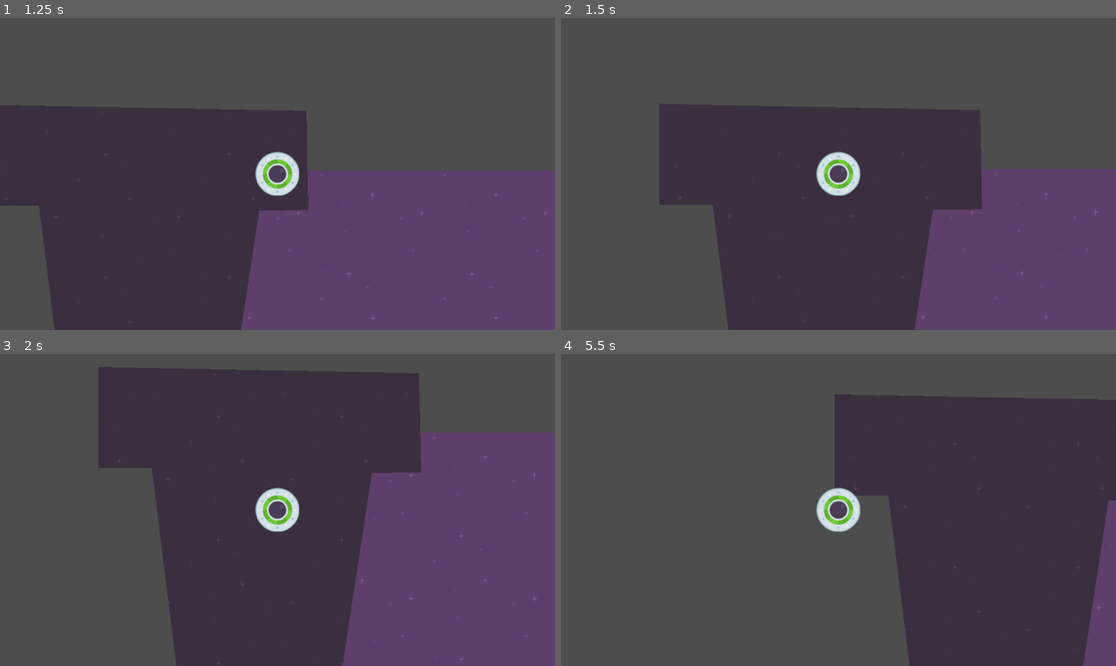
Above: before the commit, frames 1-4 (two rows, left to right).
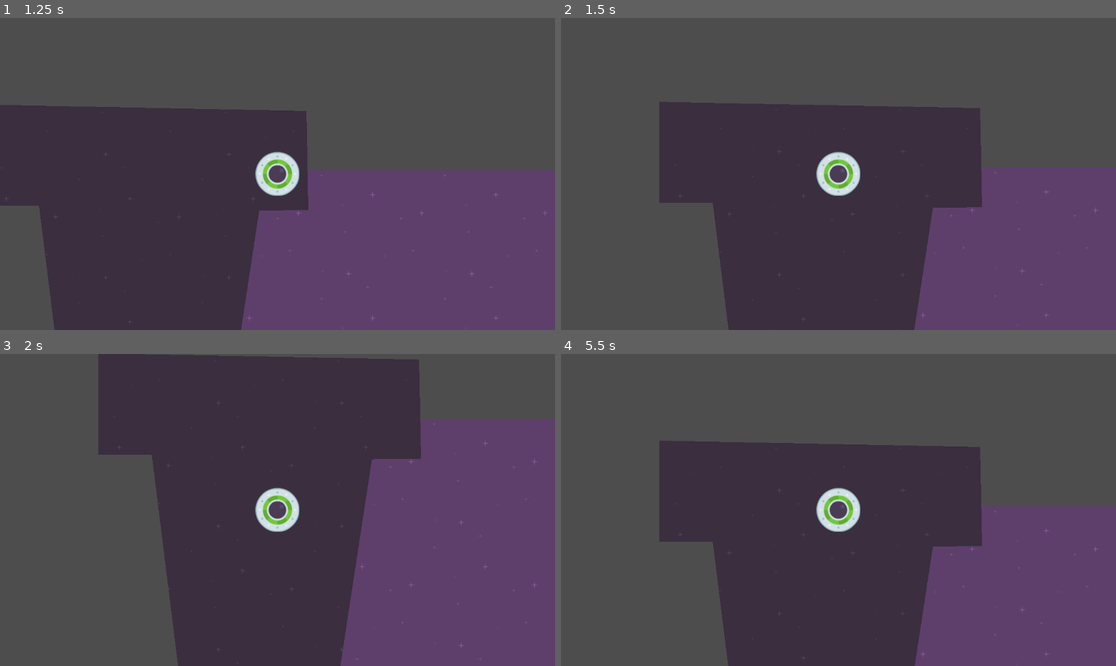
Above: after the commit, the same moments.

Repository: Z3BINI/speedy-saucer
Game: Godot game, scene res://level_1.tscn
The game is run twice, just before and just after one commit, with the same random seed, the same clock (stepped at 60 frames per second) and the same inputs.
Inputs:
- Up to frame 1 (1.25 s): tap Enter at 0.5 s; hold D (right) from 0.53 s (still down)
- Up to frame 2 (1.5 s): release D (right) at 1.28 s; hold S (down) from 1.28 s (still down)
- Up to frame 3 (2 s): keep holding S (down)
- Up to frame 4 (5.5 s): release S (down) at 2.03 s; hold D (right) 2.03-2.78 s; hold W (up) 2.78-3.53 s; hold A (left) 3.53-5.03 s; hold S (down) from 5.03 s (still down)

Frame 1 is identical in both runs. In frame 2, 0.6% of the frame differs, in the area x 17-100%, y 26-100%; in frame 3, 4.7%; in frame 4, 51%, in the area x 17-100%, y 12-100%.

Commit message:
Smaller Player collision
To make the game a little challenging!

Diff:
--- a/player.tscn
+++ b/player.tscn
@@ -4,7 +4,7 @@
 [ext_resource type="Script" path="res://player.gd" id="1_pwbw6"]
 
 [sub_resource type="CircleShape2D" id="CircleShape2D_uvgbf"]
-radius = 45.5412
+radius = 18.0278
 
 [node name="Player" type="RigidBody2D"]
 gravity_scale = 0.0
